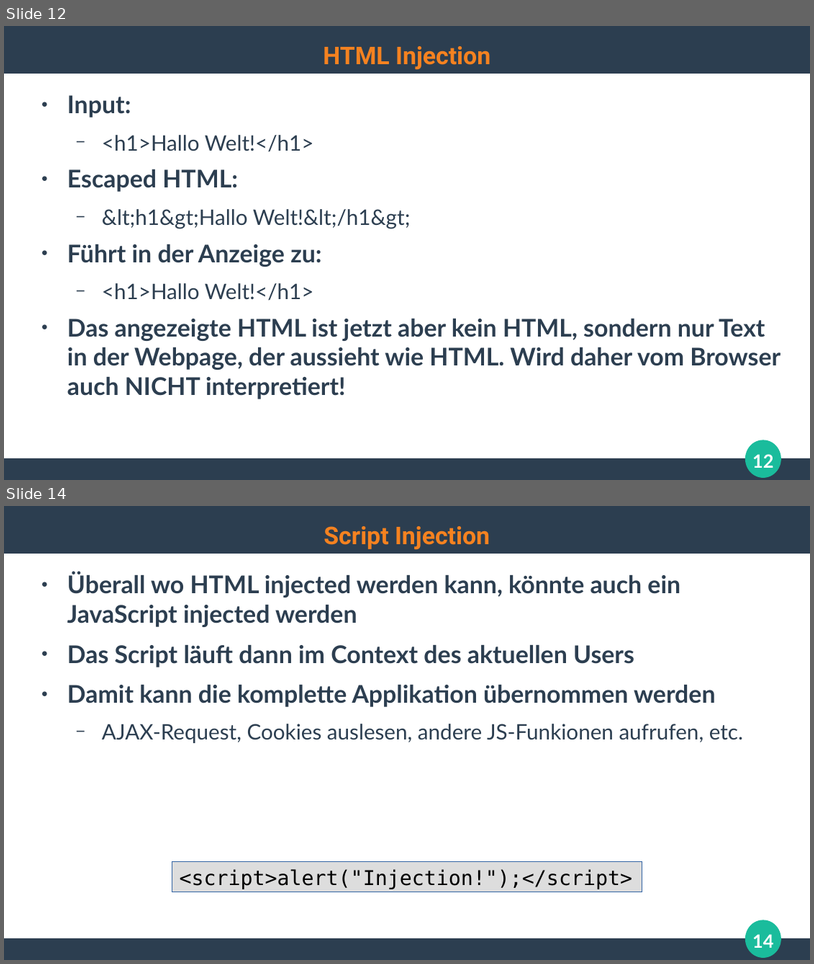
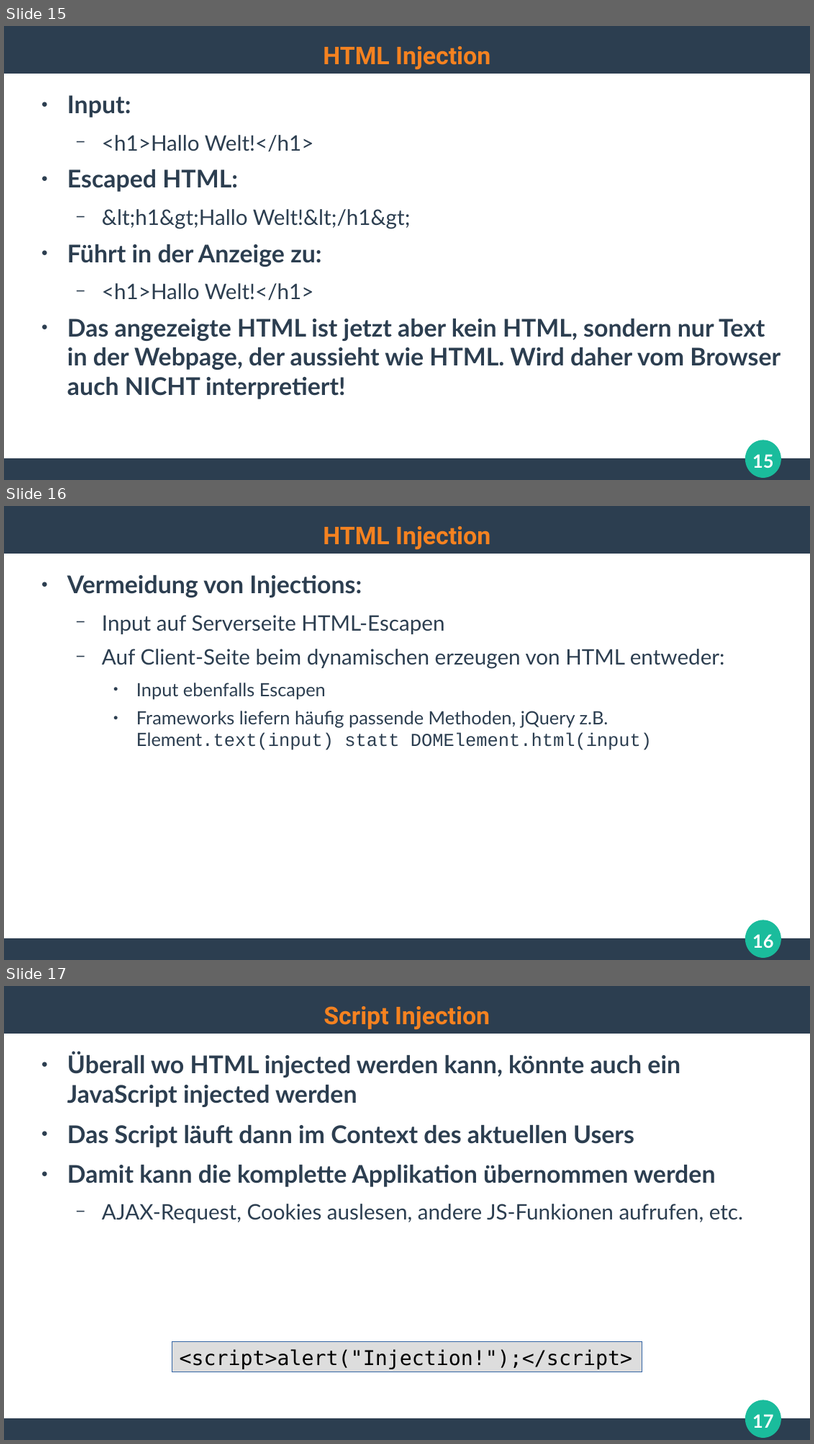
Before and after one commit to ghandmann/HS-AlbSig-WebAnwendungen2, a slide deck: Kapitel/06_WebSecurity.odp. Shown one above the other, each under a label of ours: slides 12 and 14 before the commit, slides 15, 16 and 17 after it; the slides between them are not shown. The pictures are 814x964 and 814x1444 pixels, drawn with LibreOffice and Linux fonts; fonts in the diff are those of the drawing. Boxes give left, top, right and bottom in pixels: in the first picture for what was removed or moved away, otherwise in the second. Text is boxed around its words. In the diff, an @@ line names an element or a change of style, - is before the commit and + after.

```diff
--- a/Kapitel/06_WebSecurity.odp
+++ b/Kapitel/06_WebSecurity.odp
@@ slide 16 added at <box>4,506,810,960</box>, background #FFFFFF; not listed: 3 template elements that a slide beside it also shows @@
@@ title added at <box>323,526,491,549</box>, 24 pt, text #F58220, bold @@
+HTML Injection
@@ text added at <box>67,575,725,750</box>, 18 pt, text #2C3E50 @@
+● Vermeidung von Injections:
+  − Input auf Serverseite HTML-Escapen
+  − Auf Client-Seite beim dynamischen erzeugen von HTML entweder:
+    ● Input ebenfalls Escapen
+    ● Frameworks liefern häufig passende Methoden, jQuery z.B.
+      Element.text(input) statt DOMElement.html(input)
@@ page number added at <box>753,934,774,947</box>, 18 pt, text #FFFFFF, bold @@
+16
@@ what was slide 12 is now slide 15 @@
@@ page number at <box>753,454,774,467</box>: text changed @@
-12
+15
@@ what was slide 14 is now slide 17 @@
@@ page number at <box>753,1414,774,1427</box>: text changed @@
-14
+17
```
Also in this commit, not shown: 7 slides changed, 5 other slides added, 3 slides removed.
